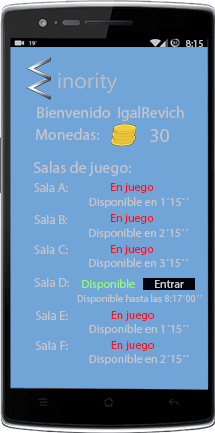
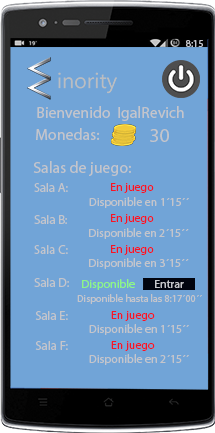
The second 215 x 433 image is a revision of the first. Changes to its layers:
added layer "Log out" in group "Barra Superior" over bbox(162, 60, 200, 98)
